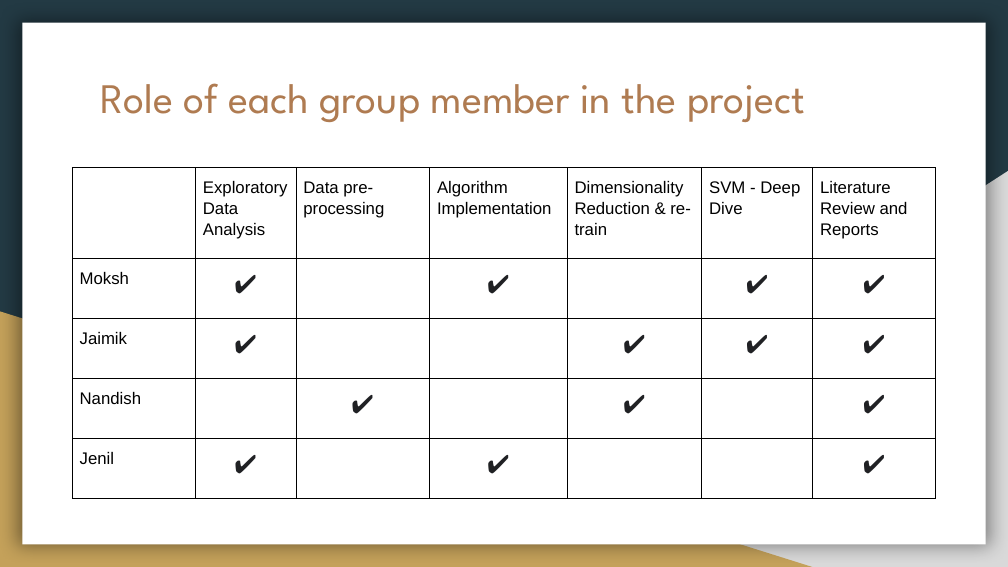
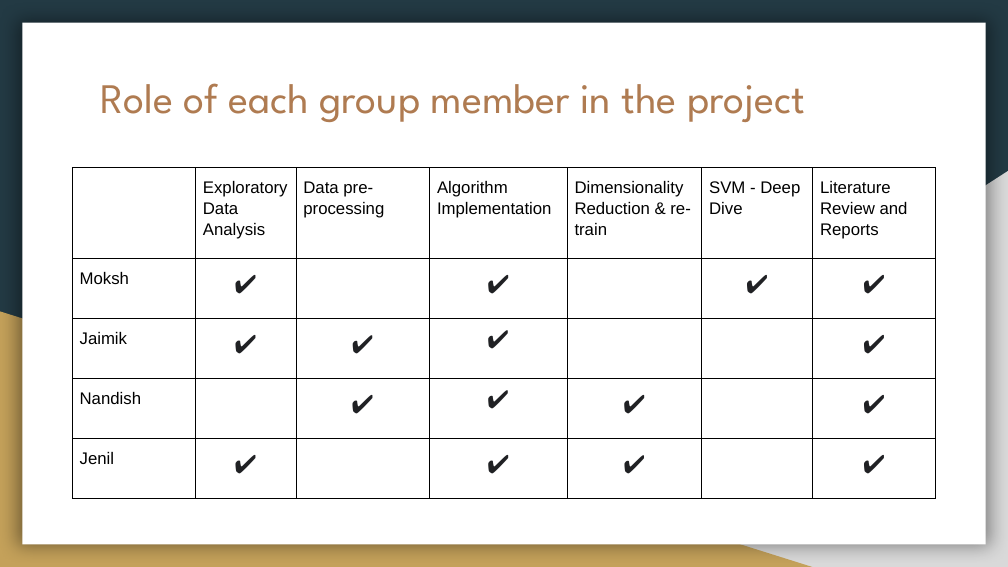
Before and after one commit to just-a-rookie-2001/CSE523-Machine-Learning-2022-Bug-Smashers, a slide deck: slide 13 of Presentations/10_Bug Smashers_End_Sem_Project_Presentation.pptx (slide 12 before the commit). Drawn at 1008x567 pixels with LibreOffice and Linux fonts; fonts in the diff are those of the drawing. Boxes give left, top, right and bottom in pixels: in the first picture for what was removed or moved away, otherwise in the second. Text is boxed around its words. In the diff, an @@ line names an element or a change of style, - is before the commit and + after.

```diff
--- a/Presentations/10_Bug Smashers_End_Sem_Project_Presentation.pptx
+++ b/Presentations/10_Bug Smashers_End_Sem_Project_Presentation.pptx
@@ table at bbox=[72, 168, 936, 502] @@
-row 3: Jaimik | ✔ |  |  | ✔ | ✔ | ✔
+row 3: Jaimik | ✔ | ✔ | ✔ |  |  | ✔
-row 4, column 4: 
+row 4, column 4: ✔
-row 5, column 5: 
+row 5, column 5: ✔
```
Also in this commit, not shown: 4 other slides changed, 1 slide added, 7 other files.
